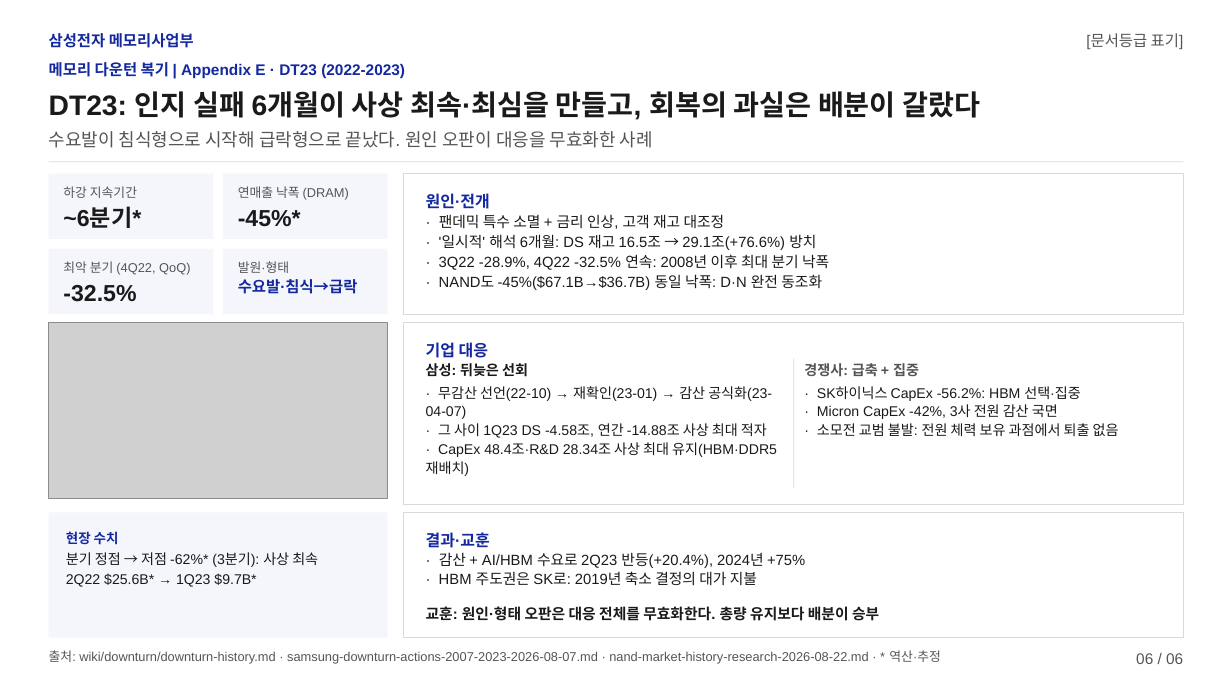
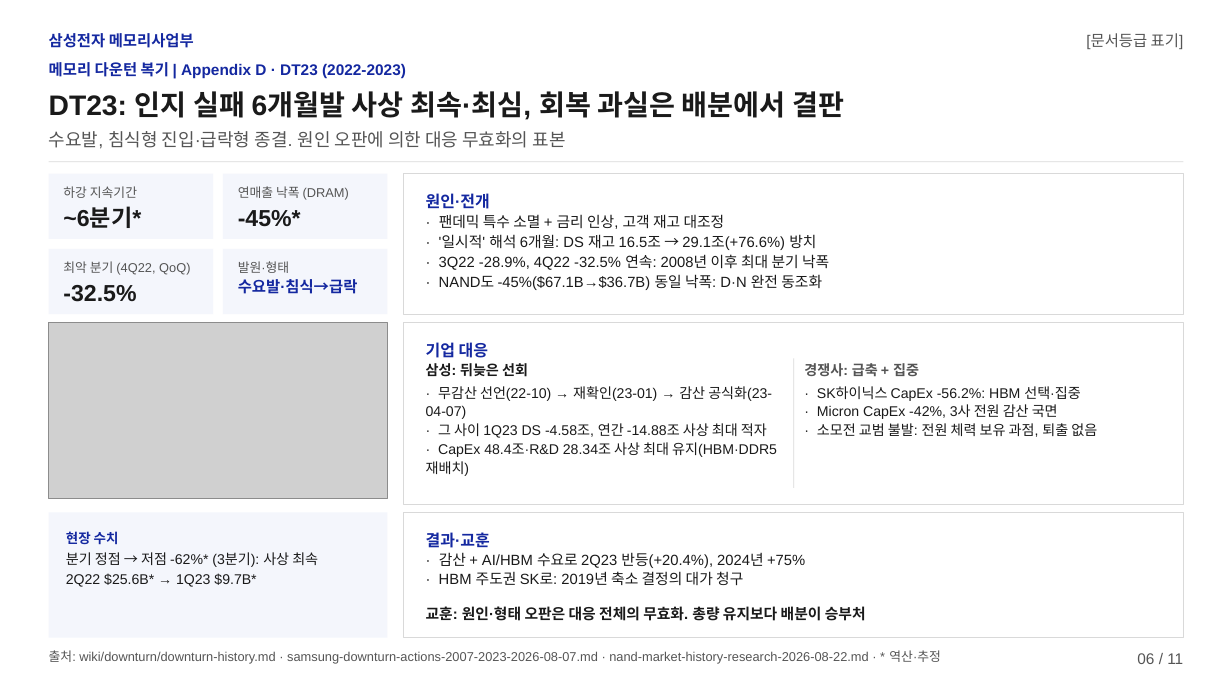
Before and after one commit to k31001/action-learning, a slide deck: slide 6 of outputs/presentation/downturn-review.pptx. Drawn at 1232x693 pixels with LibreOffice and Linux fonts; fonts in the diff are those of the drawing; grey boxes stand for pictures. Boxes give left, top, right and bottom in pixels: in the first picture for what was removed or moved away, otherwise in the second. Text is boxed around its words. In the diff, an @@ line names an element or a change of style, - is before the commit and + after.

```diff
--- a/outputs/presentation/downturn-review.pptx
+++ b/outputs/presentation/downturn-review.pptx
@@ text at [49, 62, 406, 78]: text changed @@
-메모리 다운턴 복기 | Appendix E · DT23 (2022-2023)
+메모리 다운턴 복기 | Appendix D · DT23 (2022-2023)
@@ text at [49, 91, 844, 120]: text changed @@
-DT23: 인지 실패 6개월이 사상 최속·최심을 만들고, 회복의 과실은 배분이 갈랐다
+DT23: 인지 실패 6개월발 사상 최속·최심, 회복 과실은 배분에서 결판
@@ text at [49, 131, 566, 149]: text changed @@
-수요발이 침식형으로 시작해 급락형으로 끝났다. 원인 오판이 대응을 무효화한 사례
+수요발, 침식형 진입·급락형 종결. 원인 오판에 의한 대응 무효화의 표본
@@ text at [817, 423, 1097, 437]: text changed @@
-· 소모전 교범 불발: 전원 체력 보유 과점에서 퇴출 없음
+· 소모전 교범 불발: 전원 체력 보유 과점, 퇴출 없음
@@ text at [439, 571, 743, 585]: text changed @@
-· HBM 주도권은 SK로: 2019년 축소 결정의 대가 지불
+· HBM 주도권 SK로: 2019년 축소 결정의 대가 청구
@@ text at [426, 606, 866, 621]: text changed @@
-교훈: 원인·형태 오판은 대응 전체를 무효화한다. 총량 유지보다 배분이 승부
+교훈: 원인·형태 오판은 대응 전체의 무효화. 총량 유지보다 배분이 승부처
@@ text at [1137, 653, 1183, 664]: text changed @@
-06 / 06
+06 / 11
```
Also in this commit, not shown: 5 other slides changed, 5 slides added, 12 other files.
